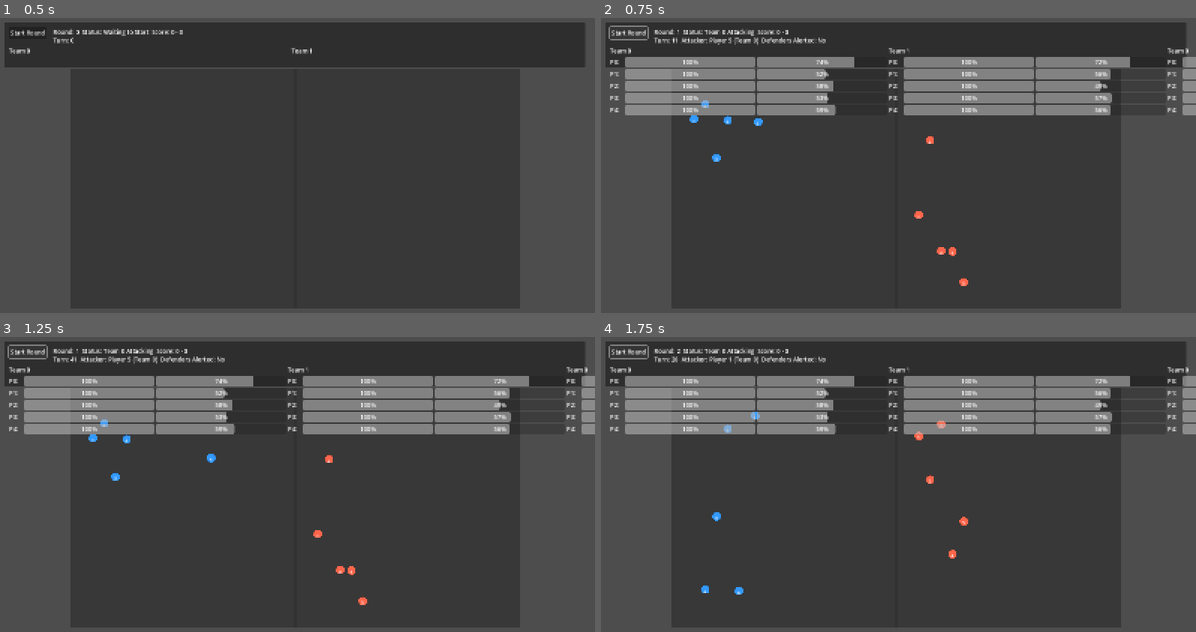
Above: before the commit, frames 1-4 (two rows, left to right).
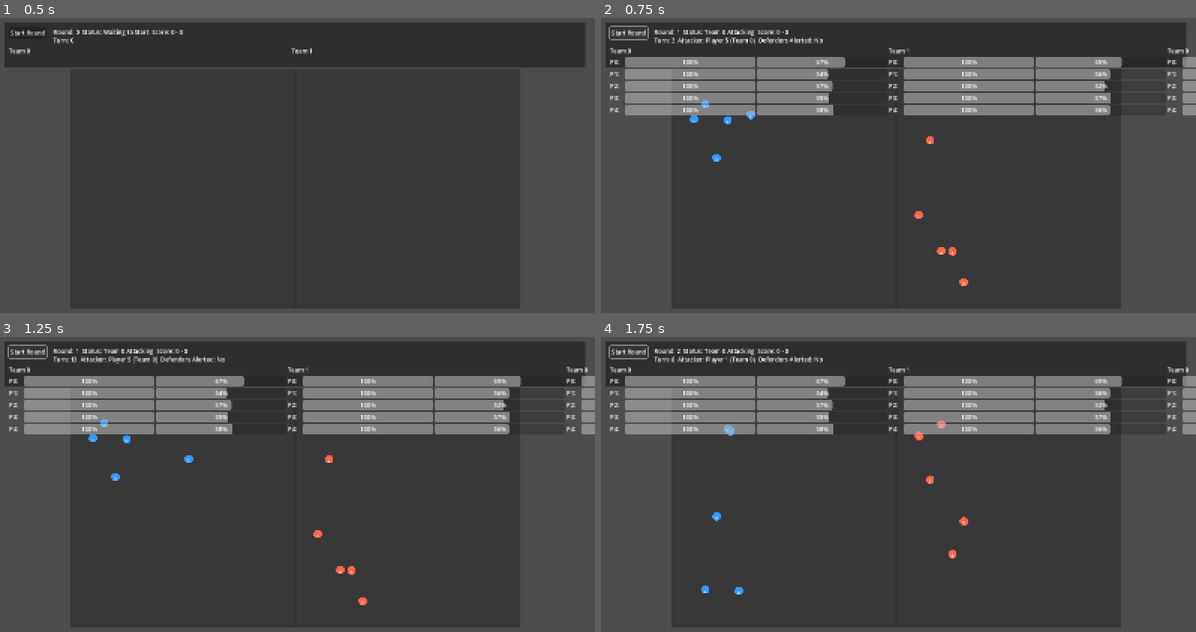
Above: after the commit, the same moments.

Repository: jami47/Hadudu-AI-Game
Game: Godot game, scene res://game/Game.tscn
Two runs of this game, one before a commit and one after it. Both use one fixed random seed, a clock stepped at 60 frames per second and the inputs below.
Inputs:
- Up to frame 1 (0.5 s): no input
- Up to frame 2 (0.75 s): click "Start Round" at 0.5 s
- Up to frame 3 (1.25 s): no input
- Up to frame 4 (1.75 s): click "Start Round" at 1.25 s

Frame 1 is identical in both runs. In frame 2, 0.6% of the frame differs, in the area x 11-89%, y 6-37%; in frame 3, 0.3%; in frame 4, 0.6%.

Commit message:
3.04 - random gameplay but only one defender is chasing the attacker

Diff:
--- a/game/AI.gd
+++ b/game/AI.gd
@@ -147,43 +147,97 @@
 	var field_center_x: float = state.get("field_center_x", 700.0)
 
 	if not defenders_alerted:
-		# Find closest defender to target
+		# AGGRESSIVE DEFENDER SEEKING - Must engage defenders, not avoid them
+		var all_defenders: Array = []
 		var closest_defender_pos: Vector2 = Vector2.ZERO
 		var min_distance := INF
+
+		# Collect all defender positions
 		for player in state["players"]:
 			if int(player.get("team", 0)) != team:  # This is a defender
 				var defender_pos := player.get("pos", Vector2.ZERO) as Vector2
+				all_defenders.append(defender_pos)
 				var distance := attacker_pos.distance_to(defender_pos)
 				if distance < min_distance:
 					min_distance = distance
 					closest_defender_pos = defender_pos
 
-		# Prioritize moves towards the closest defender
 		if closest_defender_pos != Vector2.ZERO:
-			var direction_to_defender := (closest_defender_pos - attacker_pos).normalized()
+			# Prioritize moves that get closer to ANY defender
 			var scored_moves: Array = []
 			for direction in dirs:
-				var alignment_score := direction.normalized().dot(direction_to_defender)
-				scored_moves.append({"move": direction, "score": alignment_score})
+				var new_pos := attacker_pos + direction
+				var score := 0.0
+
+				# Calculate how much closer this move gets us to the nearest defender
+				var best_distance_after := INF
+				for defender_pos in all_defenders:
+					var dist_after := new_pos.distance_to(defender_pos)
+					best_distance_after = min(best_distance_after, dist_after)
+
+				# Heavy reward for moves that reduce distance to closest defender
+				score += (min_distance - best_distance_after) * 10.0
+
+				# Direction alignment with closest defender
+				if direction.length() > 0:
+					var direction_to_closest := (closest_defender_pos - attacker_pos).normalized()
+					score += direction.normalized().dot(direction_to_closest) * 5.0
+
+				scored_moves.append({"move": direction, "score": score})
 
 			scored_moves.sort_custom(func(a, b): return a["score"] > b["score"])
 			for scored_move in scored_moves:
 				moves.append(scored_move["move"])
 		else:
-			# Fallback: just move towards opponent's court
+			# Fallback: move toward center of opponent court
+			var center_pos := Vector2(field_center_x + (50 if team == 0 else -50), 400)
+			var direction_to_center := (center_pos - attacker_pos).normalized()
+			var scored_moves: Array = []
 			for direction in dirs:
-				moves.append(direction)
+				var score := direction.normalized().dot(direction_to_center) if direction.length() > 0 else 0.0
+				scored_moves.append({"move": direction, "score": score})
+			scored_moves.sort_custom(func(a, b): return a["score"] > b["score"])
+			for scored_move in scored_moves:
+				moves.append(scored_move["move"])
 	else:
-		# Defenders are alerted: prioritize returning to own court
+		# Defenders are alerted: prioritize returning to own court while avoiding defenders
 		var direction_to_home: Vector2
 		if team == 0:  # Team 0 wants to go left (towards smaller x)
 			direction_to_home = Vector2(-1, 0)
 		else:  # Team 1 wants to go right (towards larger x)
 			direction_to_home = Vector2(1, 0)
 
+		# Find closest defender to avoid
+		var closest_defender_pos: Vector2 = Vector2.ZERO
+		var min_defender_distance := INF
+		for player in state["players"]:
+			if int(player.get("team", 0)) != team:  # This is a defender
+				var defender_pos := player.get("pos", Vector2.ZERO) as Vector2
+				var distance := attacker_pos.distance_to(defender_pos)
+				if distance < min_defender_distance:
+					min_defender_distance = distance
+					closest_defender_pos = defender_pos
+
 		var scored_moves: Array = []
 		for direction in dirs:
 			var alignment_score := direction.normalized().dot(direction_to_home)
+
+			# Strong bonus for moving away from ALL defenders
+			if closest_defender_pos != Vector2.ZERO:
+				var new_pos := attacker_pos + direction
+				var evasion_bonus := 0.0
+
+				# Check distance from ALL defenders, not just closest
+				for player in state["players"]:
+					if int(player.get("team", 0)) != team:
+						var defender_pos := player.get("pos", Vector2.ZERO) as Vector2
+						var current_dist := attacker_pos.distance_to(defender_pos)
+						var new_dist := new_pos.distance_to(defender_pos)
+						if new_dist > current_dist:
+							evasion_bonus += 0.3  # Bonus for moving away from each defender
+
+				alignment_score += evasion_bonus
+
 			scored_moves.append({"move": direction, "score": alignment_score})
 
 		scored_moves.sort_custom(func(a, b): return a["score"] > b["score"])
@@ -246,7 +300,7 @@
 		new_state["players"].append(p)
 	return new_state
 
-# Heuristic for attacker - wants to get close to defenders or return safely
+# Heuristic for attacker - MUST engage defenders before trying to return
 static func _attacker_heuristic(state: Dictionary, team: int, defenders_alerted: bool) -> float:
 	var players: Array = state["players"]
 	if players.is_empty():
@@ -254,53 +308,102 @@
 
 	var attacker: Dictionary
 	var defenders: Array = []
-	var field_center_x := 700.0  # Approximate field center
-
-	# Find attacker and defenders
+	var field_center_x: float = state.get("field_center_x", 800.0)
+
+	# Find attacker and all defenders
 	for p in players:
 		if int(p.get("team", 0)) == team:
 			attacker = p
 		else:
 			defenders.append(p)
 
-	if attacker.is_empty():
+	if attacker.is_empty() or defenders.is_empty():
 		return -1000.0
 
 	var attacker_pos := attacker.get("pos", Vector2.ZERO) as Vector2
 	var score := 0.0
 
 	if not defenders_alerted:
-		# Before defenders are alerted, try to get close to any defender
-		var min_defender_distance := INF
+		# PHASE 1: MUST get close to defenders - this is the PRIMARY objective
+		var closest_defender_distance := INF
+		var closest_defender_pos := Vector2.ZERO
+
+		# Find the closest defender
 		for defender in defenders:
 			var defender_pos := defender.get("pos", Vector2.ZERO) as Vector2
 			var distance := attacker_pos.distance_to(defender_pos)
-			min_defender_distance = min(min_defender_distance, distance)
-
-		# Reward getting close to defenders (closer is better)
-		score += (50.0 - min_defender_distance) * 2.0
-
-		# Encourage moving into opponent's territory
-		if team == 0:  # Team 0, encourage moving right
-			score += (attacker_pos.x - field_center_x) * 0.5
-		else:  # Team 1, encourage moving left
-			score += (field_center_x - attacker_pos.x) * 0.5
+			if distance < closest_defender_distance:
+				closest_defender_distance = distance
+				closest_defender_pos = defender_pos
+
+		# MASSIVE reward for being close to ANY defender
+		score += (100.0 - closest_defender_distance) * 10.0
+
+		# Extra bonus for being very close to alerting range
+		if closest_defender_distance <= 40.0:
+			score += 300.0
+		if closest_defender_distance <= 35.0:  # Alert threshold
+			score += 500.0  # Huge bonus for triggering alert
+
+		# PENALTY for moving away from defenders towards borders
+		if team == 0:  # Team 0 attacking right
+			# Only reward moving right if there are defenders to the right
+			var defenders_to_right := false
+			for defender in defenders:
+				var def_pos := defender.get("pos", Vector2.ZERO) as Vector2
+				if def_pos.x > attacker_pos.x:
+					defenders_to_right = true
+					break
+			if defenders_to_right:
+				score += (attacker_pos.x - field_center_x) * 0.3
+			else:
+				score -= (attacker_pos.x - field_center_x) * 2.0  # Penalty for going away from defenders
+		else:  # Team 1 attacking left
+			var defenders_to_left := false
+			for defender in defenders:
+				var def_pos := defender.get("pos", Vector2.ZERO) as Vector2
+				if def_pos.x < attacker_pos.x:
+					defenders_to_left = true
+					break
+			if defenders_to_left:
+				score += (field_center_x - attacker_pos.x) * 0.3
+			else:
+				score -= (field_center_x - attacker_pos.x) * 2.0  # Penalty for going away from defenders
+
+		# HUGE penalty for being near field borders without engaging defenders
+		var border_penalty := 0.0
+		if attacker_pos.x < 250.0 or attacker_pos.x > 1350.0:
+			border_penalty += 200.0
+		if attacker_pos.y < 180.0 or attacker_pos.y > 740.0:
+			border_penalty += 200.0
+		score -= border_penalty
+
 	else:
-		# After defenders are alerted, prioritize returning to own court
-		if team == 0:  # Team 0, want to return to left side
-			score += (field_center_x - attacker_pos.x) * 3.0
-		else:  # Team 1, want to return to right side
-			score += (attacker_pos.x - field_center_x) * 3.0
-
-		# Penalty for being close to defenders when they're alerted
+		# PHASE 2: Defenders alerted - NOW try to return home safely
+		var distance_to_home: float
+		if team == 0:  # Team 0 wants to go left
+			distance_to_home = attacker_pos.x - field_center_x
+			score += (field_center_x - attacker_pos.x) * 15.0  # Very strong return incentive
+		else:  # Team 1 wants to go right
+			distance_to_home = field_center_x - attacker_pos.x
+			score += (attacker_pos.x - field_center_x) * 15.0  # Very strong return incentive
+
+		# Massive bonus for crossing back to safety
+		if abs(distance_to_home) < 10.0:
+			score += 1000.0  # Win condition bonus
+		elif abs(distance_to_home) < 30.0:
+			score += 500.0   # Close to safety
+
+		# Avoid defenders while escaping
 		for defender in defenders:
 			var defender_pos := defender.get("pos", Vector2.ZERO) as Vector2
 			var distance := attacker_pos.distance_to(defender_pos)
-			score -= max(0.0, (30.0 - distance)) * 5.0  # Heavy penalty for being close
+			if distance < 20.0:
+				score -= (20.0 - distance) * 8.0  # Penalty for being too close during escape
 
 	# Energy consideration
 	var energy := float(attacker.get("energy", 0.0))
-	score += energy * 0.1
+	score += energy * 0.05
 
 	return score
 
@@ -325,15 +428,25 @@
 	var score := 0.0
 
 	# Primary goal: get as close as possible to the attacker
-	score += (100.0 - distance_to_attacker) * 10.0
-
-	# Bonus for being very close (catching range)
-	if distance_to_attacker <= 15.0:
-		score += 1000.0
-
-	# Energy consideration
+	score += (90.0 - distance_to_attacker) * 8.0  # Increased urgency to chase
+
+	# Graduated bonus system for being close to attacker
+	if distance_to_attacker <= 12.0:  # Catching range
+		score += 500.0  # High bonus for catching range
+	elif distance_to_attacker <= 20.0:  # Close range
+		score += 200.0  # Good bonus for being close
+	elif distance_to_attacker <= 35.0:  # Medium range
+		score += 50.0   # Small bonus for being in vicinity
+
+	# Predict attacker movement and reward intercepting moves
+	# TODO: Could add prediction logic here for smarter defenders
+
+	# Energy consideration (defenders need energy to chase effectively)
 	var energy := float(defender.get("energy", 0.0))
-	score += energy * 0.05
+	score += energy * 0.1
+
+	# Add small randomness to defender behavior
+	score += randf_range(-1.0, 1.0)
 
 	return score
 
--- a/game/Game.gd
+++ b/game/Game.gd
@@ -2,14 +2,14 @@
 
 @export var players_per_team: int = 5
 @export var move_distance: float = 8.0
-@export var ai_depth: int = 3
-@export var close_range_threshold: float = 25.0  # Distance for "very close" range
-@export var catch_distance: float = 15.0  # Distance for catching the attacker
+@export var ai_depth: int = 2
+@export var close_range_threshold: float = 35.0  # Distance for "very close" range (increased)
+@export var catch_distance: float = 12.0  # Distance for catching the attacker (decreased)
 
 @export var energy_min: float = 60.0
 @export var energy_max: float = 100.0
-@export var speed_min: float = 90.0
-@export var speed_max: float = 160.0
+@export var speed_min: float = 100.0
+@export var speed_max: float = 140.0
 
 @export var field_rect: Rect2 = Rect2(200, 140, 1200, 640) # x,y,w,h
 
@@ -17,6 +17,7 @@
 var _running := false
 var _round := 0
 var _turn := 0
+var _frame_counter := 0  # For processing every few frames
 
 # Game state variables
 enum GameState { WAITING, ROUND_ACTIVE, POINT_SCORED }
@@ -42,24 +43,30 @@
 	if not _running or _game_state != GameState.ROUND_ACTIVE:
 		return
 
+	# Always update player energy and positions
 	var players := _get_players()
 	for p in players:
 		p.regen(delta)
 		_clamp_to_field_with_restrictions(p)
 
-	# Check if we need to alert defenders (attacker got close to any defender)
-	if not _defenders_alerted:
-		_check_for_defender_alert()
-
-	# Get AI moves for all players
-	var state := _collect_state()
-	_process_ai_moves(state, players)
-
-	# Check win conditions
-	_check_round_end_conditions()
-
-	_turn += 1
-	_update_hud()
+	# Process AI moves every 3 frames for smoother movement
+	_frame_counter += 1
+	if _frame_counter >= 3:
+		_frame_counter = 0
+
+		# Check if we need to alert defenders (attacker got close to any defender)
+		if not _defenders_alerted:
+			_check_for_defender_alert()
+
+		# Get AI moves for all players
+		var state := _collect_state()
+		_process_ai_moves(state, players)
+
+		# Check win conditions
+		_check_round_end_conditions()
+
+		_turn += 1
+		_update_hud()
 
 func _ensure_ui() -> void:
 	var ui = get_node_or_null("UI")
@@ -391,10 +398,15 @@
 		var defenders := _get_defenders(players)
 		var attacker_pos := attacker.global_position if attacker else Vector2.ZERO
 		for defender in defenders:
-			# Only move defenders from the defending team
-			if defender.team == _defending_team:
-				var defender_move := AI.get_defender_move(state, _defending_team, defender.player_id, ai_depth, move_distance, attacker_pos)
+			# All defenders from defending team should move towards attacker
+			var defender_move := AI.get_defender_move(state, _defending_team, defender.player_id, ai_depth, move_distance, attacker_pos)
+			if defender_move.has("delta") and defender_move["delta"] != Vector2.ZERO:
 				_apply_player_move(defender, defender_move)
+			else:
+				# Force defender to move towards attacker if AI returns zero
+				var direction_to_attacker :Vector2 = (attacker_pos - defender.global_position).normalized()
+				var forced_move := {"delta": direction_to_attacker * move_distance}
+				_apply_player_move(defender, forced_move)
 
 	# All other players (non-attacking team members and non-designated attacker) should not move
 	# They'll stay in place due to the restriction system
@@ -406,11 +418,24 @@
 		var energy_ratio: float = float(player.energy) / max(float(player.max_energy), 1.0)
 
 		# Calculate maximum allowed displacement based on player's actual speed
-		var max_displacement: float = speedf * 0.05  # Scale factor to control speed
-		var desired_displacement: Vector2 = delta_vec.normalized() * max_displacement
+		var base_scale: float = 0.12  # Smoother movement scale
+
+		# Give attacker a speed boost when defenders are alerted (escape mode)
+		var is_attacker: bool = (player.team == _attacking_team and player.player_id == _attacker_index)
+		if is_attacker and _defenders_alerted:
+			base_scale *= 1.4  # Increased escape boost
+
+		var max_displacement: float = speedf * base_scale
+
+		# Smooth out movement by ensuring minimum displacement
+		var desired_displacement: Vector2
+		if delta_vec.length() > 0.1:  # Only move if significant direction
+			desired_displacement = delta_vec.normalized() * max_displacement
+		else:
+			desired_displacement = Vector2.ZERO
 
 		# Apply energy penalty to the displacement
-		var final_displacement: Vector2 = desired_displacement * clamp(energy_ratio, 0.25, 1.0)
+		var final_displacement: Vector2 = desired_displacement * clamp(energy_ratio, 0.3, 1.0)
 
 		player.apply_move(final_displacement)
 		_clamp_to_field_with_restrictions(player)
